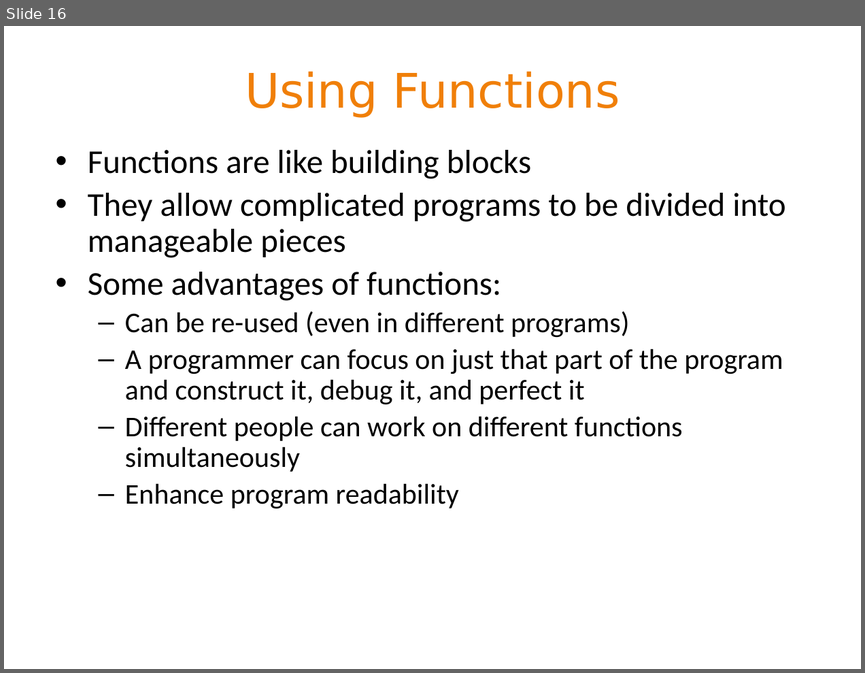
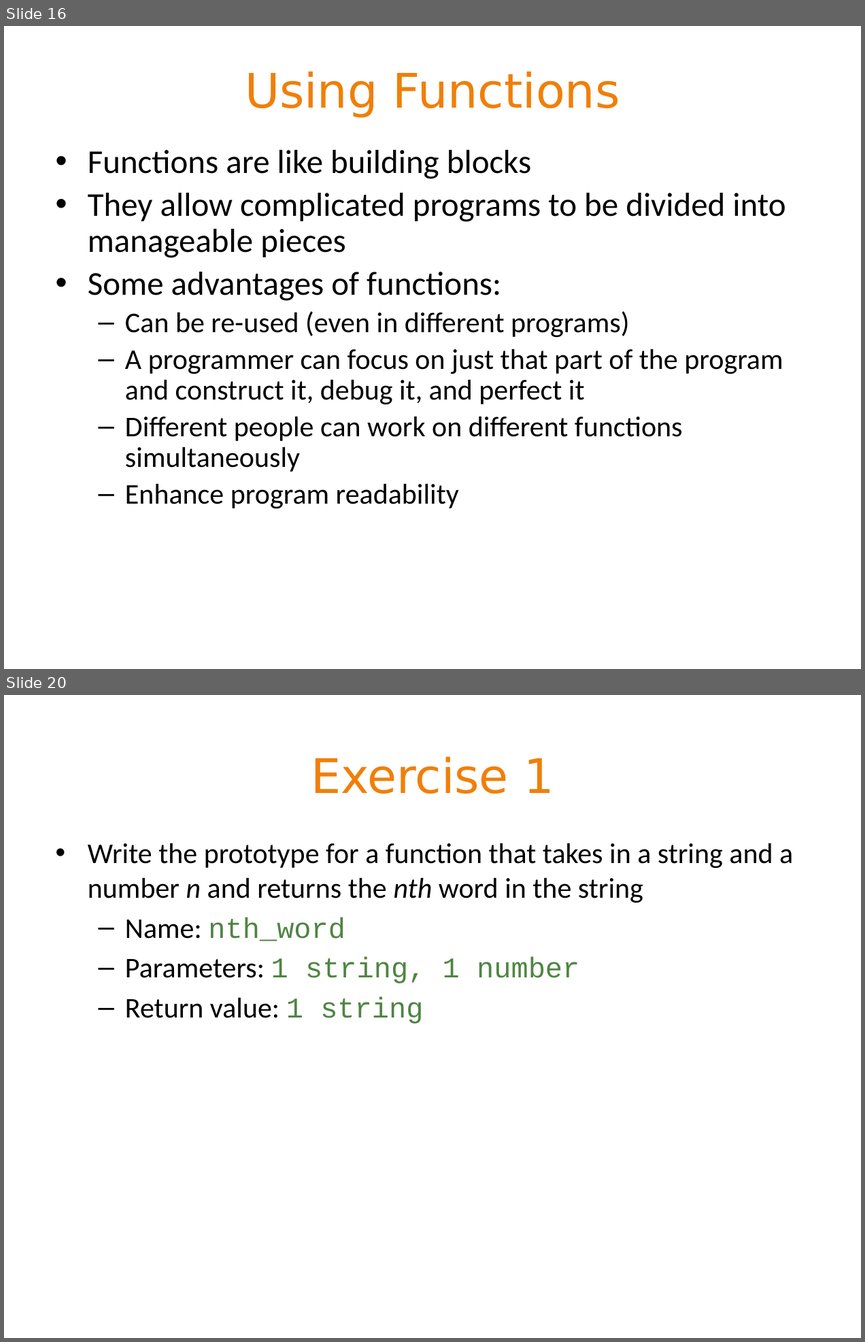
Before and after one commit to BeiyuLinCS/beiyulin.github.io, a slide deck: teach/spring_21/1370/slides/week6_2.pptx. Shown one above the other, each under a label of ours: slide 16 before the commit, slides 16 and 20 after it; the slides between them are not shown. The pictures are 865x673 and 865x1342 pixels, drawn with LibreOffice and Linux fonts; fonts in the diff are those of the drawing. Boxes give left, top, right and bottom in pixels: in the first picture for what was removed or moved away, otherwise in the second. Text is boxed around its words. In the diff, an @@ line names an element or a change of style, - is before the commit and + after.

```diff
--- a/teach/spring_21/1370/slides/week6_2.pptx
+++ b/teach/spring_21/1370/slides/week6_2.pptx
@@ slide 20 added at [4, 695, 861, 1338], background #FFFFFF @@
@@ title added at [311, 756, 554, 794], 40 pt, text #F07F09 @@
+Exercise 1
@@ text added at [88, 843, 793, 1023], 24 pt, text #000000 @@
+• Write the prototype for a function that takes in a string and a number n and returns the nth word in the string
+  – Name: nth_word
+  – Parameters: 1 string, 1 number
+  – Return value: 1 string
```
Also in this commit, not shown: 2 slides changed, 5 other slides added, 12 other files.
